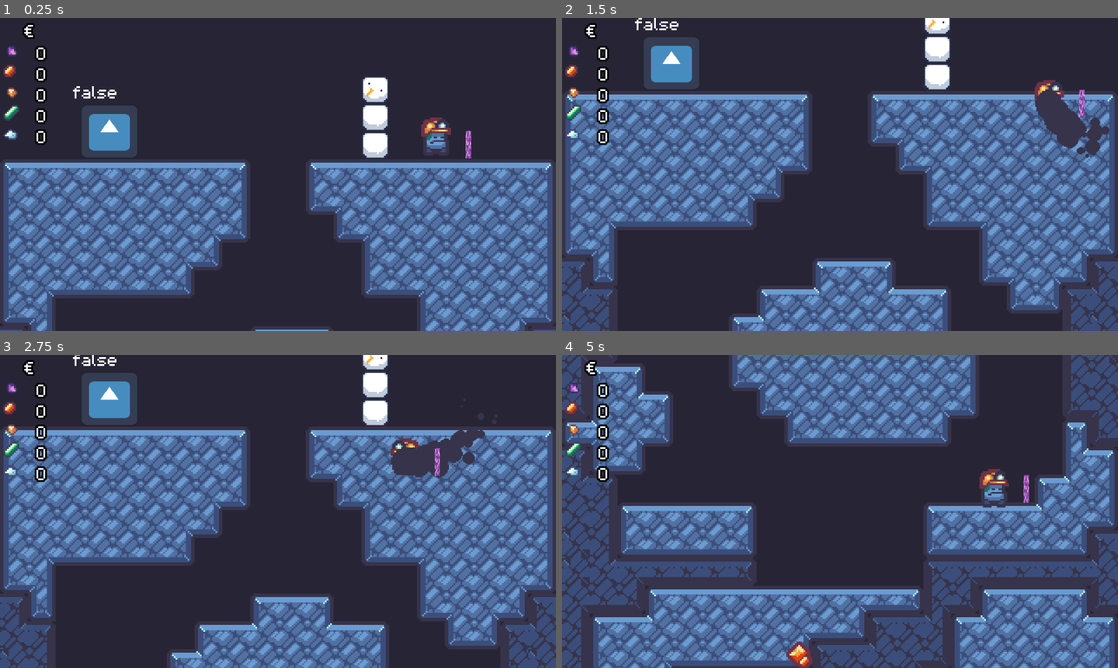
Above: before the commit, frames 1-4 (two rows, left to right).
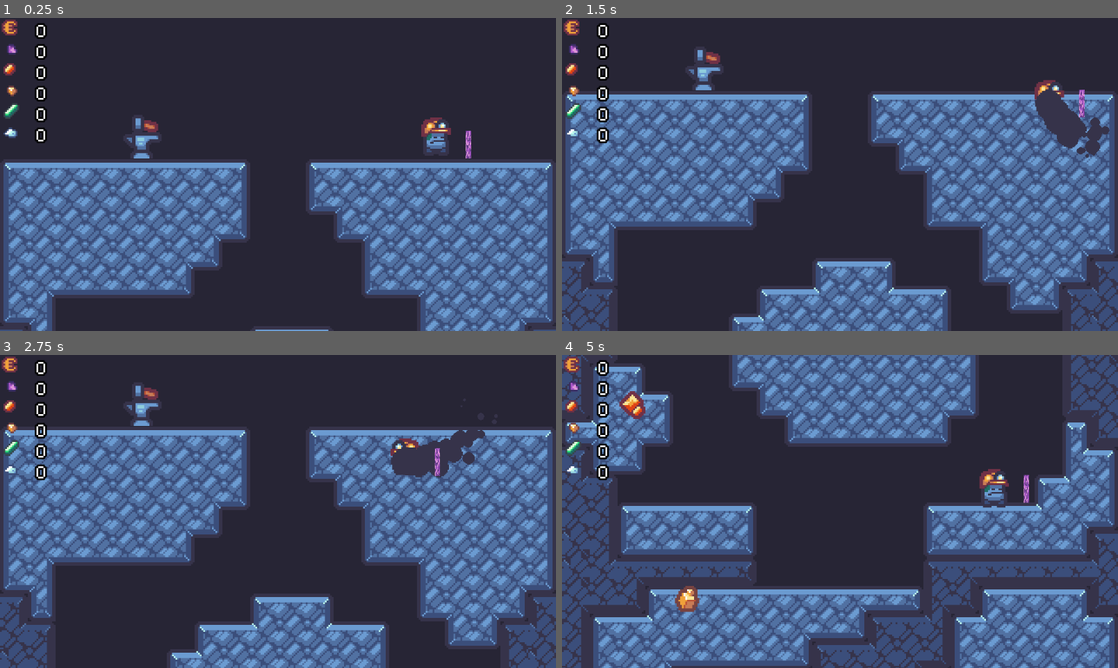
Above: after the commit, the same moments.

Repository: Ninesliced/ludumdare-57
Game: Godot game, scene res://scenes/main.tscn
The game is run twice, just before and just after one commit, with the same random seed, the same clock (stepped at 60 frames per second) and the same inputs. The engine's default icon, where the game draws it, is replaced by a stand-in: a white triangle on a blue panel in a dark square.
Inputs (mouse positions are in pixels of both pictures, inside the frame that each line leads up to):
- Up to frame 1 (0.25 s): no input
- Up to frame 2 (1.5 s): move the mouse to (962, 158) at 0.52 s; hold D (right) 0.53-1.25 s; hold J (burrow) 0.53-1.25 s; click (962, 158) at 0.67 s; tap Space (jump) at 0.77 s; drag from (728, 190) to (667, 43) at 1.27 s
- Up to frame 3 (2.75 s): move the mouse to (333, 442) at 2.02 s; press the mouse at (333, 442) at 2.03 s; hold A (left) from 2.03 s (still down); tap J (burrow) at 2.3 s
- Up to frame 4 (5 s): release A (left) at 2.75 s; release the mouse at (895, 442) at 2.75 s; drag from (812, 574) to (962, 461) at 2.77 s; move the mouse to (1006, 558) at 3.52 s; hold D (right) 3.53-4.25 s; hold J (burrow) 3.53-4.25 s; tap Space (jump) at 3.77 s; drag from (673, 464) to (756, 433) at 4.27 s

The runs differ from the first frame. In frame 1, 3.8% of the frame differs, in the area x 0-70%, y 0-45%; in frame 2, 3.7%; in frame 3, 3.7%; in frame 4, 1.8%.

Commit message:
Cooking table

Diff:
--- a/global.gd
+++ b/global.gd
@@ -41,7 +41,8 @@
 	if Input.is_action_just_pressed("restart"):
 		get_tree().reload_current_scene()
 		return
-	pass
+
+	inventory.set_mineral(Inventory.Minerals.MONEY, money)
 
 
 
--- a/project.godot
+++ b/project.godot
@@ -85,6 +85,7 @@
 "deadzone": 0.2,
 "events": [Object(InputEventKey,"resource_local_to_scene":false,"resource_name":"","device":-1,"window_id":0,"alt_press …(192 unchanged characters)…
 , Object(InputEventKey,"resource_local_to_scene":false,"resource_name":"","device":-1,"window_id":0,"alt_pressed":false …(183 unchanged characters)…
+, Object(InputEventKey,"resource_local_to_scene":false,"resource_name":"","device":-1,"window_id":0,"alt_pressed":false,"shift_pressed":false,"ctrl_pressed":false,"meta_pressed":false,"pressed":false,"keycode":0,"physical_keycode":4194326,"key_label":0,"unicode":0,"location":0,"echo":false,"script":null)
 ]
 }
 left_click={
--- a/scenes/cooking/cooking_interface.gd
+++ b/scenes/cooking/cooking_interface.gd
@@ -242,9 +242,10 @@
 
 func _update_ui():
 	for mineral in Inventory.Minerals.values():
-		mineral_buttons[mineral].text = str(Global.inventory.get_mineral(mineral))
-		mineral_buttons[mineral].tooltip_text = "{0}".format([str(Inventory.Minerals.keys()[mineral])])
-		mineral_tooltips[mineral].text = "€{0}/g".format([mineral_values[mineral]])
+		if mineral_buttons.has(mineral):
+			mineral_buttons[mineral].text = str(Global.inventory.get_mineral(mineral))
+			mineral_buttons[mineral].tooltip_text = "{0}".format([str(Inventory.Minerals.keys()[mineral])])
+			mineral_tooltips[mineral].text = "€{0}/g".format([mineral_values[mineral]])
 
 	%ScoreLabel.text = "Estimated: +€" + str(int(score))
 	%MoneyLabel.text = "€" + str(int(Global.money))
--- a/scenes/cooking/cooking_interface.tscn
+++ b/scenes/cooking/cooking_interface.tscn
@@ -96,14 +96,23 @@
 [node name="CanvasLayer" type="CanvasLayer" parent="."]
 
 [node name="MarginContainer" type="MarginContainer" parent="CanvasLayer"]
-anchors_preset = 10
+anchors_preset = 15
 anchor_right = 1.0
-offset_bottom = 24.0
+anchor_bottom = 1.0
 grow_horizontal = 2
+grow_vertical = 2
 theme_override_constants/margin_left = 4
 theme_override_constants/margin_top = 4
 theme_override_constants/margin_right = 4
 theme_override_constants/margin_bottom = 4
+
+[node name="Tutorial" type="Label" parent="CanvasLayer/MarginContainer"]
+layout_mode = 2
+size_flags_horizontal = 0
+size_flags_vertical = 8
+text = "[Left Click] Grab
+[Right Click] Slice"
+vertical_alignment = 2
 
 [node name="VBoxContainer3" type="VBoxContainer" parent="CanvasLayer/MarginContainer"]
 layout_mode = 2
--- a/scenes/inventory/inventory.gd
+++ b/scenes/inventory/inventory.gd
@@ -10,7 +10,9 @@
 	EMERALD = 1,
 	TOPAZ = 2,
 	DIAMOND = 3,
-	AMETHYST = 4
+	AMETHYST = 4,
+
+	MONEY = 5,
 }
 
 @export var minerals: Dictionary[Minerals, int] = {
@@ -28,6 +30,14 @@
 	push_error("Invalid mineral type.")
 	return 0
 
+func set_mineral(mineral: Minerals, amount: int) -> void:
+	if mineral in minerals:
+		minerals[mineral] += amount
+		emit_signal("inventory_changed")
+	else:
+		push_error("Invalid mineral type.")
+
+
 func add_mineral(mineral: Minerals, amount: int) -> void:
 	if mineral in minerals:
 		minerals[mineral] += amount
--- a/scenes/map/layer/top_layer.tscn
+++ b/scenes/map/layer/top_layer.tscn
@@ -5,7 +5,7 @@
 [node name="MainLayer" type="Node2D"]
 
 [node name="Map" type="TileMapLayer" parent="."]
-tile_map_data = PackedByteArray("AAAAAAkAAgAIAAEAAAAAAAoAAgA …(1119 unchanged characters)… AIAAAAAAALAAkAAgAIAAMAAAAMAAoAAgAIAAMAAAANAAcAAAAEAAcAAAANAAYAAAAEAAcAAAANAAUAAAAEAAYAAAADAAcAAAABAAYAAAD//wsAAgAAAAcAAAD//woAAgAAAAYAAAD//wkAAg …(300 unchanged characters)…
+tile_map_data = PackedByteArray("AAAAAAkAAgAIAAEAAAAAAAoAAgA …(1119 unchanged characters)… AIAAAAAAALAAkAAgAIAAMAAAAMAAoAAgAIAAMAAAD//wsAAgAAAAcAAAD//woAAgAAAAYAAAD//wkAAg …(300 unchanged characters)…
 tile_set = ExtResource("1_ingmg")
 
 [node name="Ores" type="TileMapLayer" parent="."]
--- a/scenes/map/map_loader.tscn
+++ b/scenes/map/map_loader.tscn
@@ -68,4 +68,4 @@
 tile_set = ExtResource("2_bpn34")
 
 [node name="CookingTable" parent="." instance=ExtResource("3_pm3rx")]
-position = Vector2(61, 112)
+position = Vector2(82, 112)
--- a/scenes/misc/cooking_table.gd
+++ b/scenes/misc/cooking_table.gd
@@ -7,7 +7,7 @@
 	pass # Replace with function body.
 
 func _process(delta):
-	$Label.text = str(touches_player)
+	$Label.visible = touches_player
 
 func _input(event):
 	if event.is_action_pressed("burrow") and touches_player:
--- a/scenes/misc/cooking_table.tscn
+++ b/scenes/misc/cooking_table.tscn
@@ -1,7 +1,7 @@
 [gd_scene load_steps=4 format=3 uid="uid://cmt1yg3lkgove"]
 
 [ext_resource type="Script" uid="uid://b2x1cxi2wo78t" path="res://scenes/misc/cooking_table.gd" id="1_5vce7"]
-[ext_resource type="Texture2D" uid="uid://vt5kr7onstc8" path="res://icon.svg" id="2_8b2fe"]
+[ext_resource type="Texture2D" uid="uid://dx6kqwynssk1u" path="res://assets/images/object/cooking_table.png" id="2_8b2fe"]
 
 [sub_resource type="RectangleShape2D" id="RectangleShape2D_elmar"]
 size = Vector2(32, 32)
@@ -14,14 +14,14 @@
 shape = SubResource("RectangleShape2D_elmar")
 
 [node name="Label" type="Label" parent="."]
-offset_left = -19.0
-offset_top = -30.0
-offset_right = 21.0
-offset_bottom = -17.0
+offset_left = -27.0
+offset_top = -31.0
+offset_right = 27.0
+offset_bottom = -18.0
+text = "[Ctrl] Open"
+horizontal_alignment = 1
 
-[node name="Icon" type="Sprite2D" parent="."]
-position = Vector2(2, 0)
-scale = Vector2(0.265625, 0.25)
+[node name="Sprite2D" type="Sprite2D" parent="."]
 texture = ExtResource("2_8b2fe")
 
 [connection signal="body_entered" from="." to="." method="_on_body_entered"]
--- a/scenes/ui/icon_text.gd
+++ b/scenes/ui/icon_text.gd
@@ -5,14 +5,14 @@
 
 
 func set_icon_text(icon: Texture2D, text) -> void:
-    if text is int:
-        text = str(text)
-    text = " " + text
-    texture_rect.texture = icon
-    label.text = text
+	if text is not String:
+		text = str(text)
+	text = " " + text
+	texture_rect.texture = icon
+	label.text = text
 
 func change_icon(icon: Texture2D) -> void:
-    texture_rect.texture = icon
+	texture_rect.texture = icon
 
 func change_text(text: String) -> void:
-    label.text = text
+	label.text = text
--- a/scenes/ui/in_game/in_game_ui.gd
+++ b/scenes/ui/in_game/in_game_ui.gd
@@ -1,6 +1,8 @@
 extends CanvasLayer
 
 var player : Player
+
+var euro_icon = preload("res:///assets/images/particle/euro.png")
 
 func _ready():
 	var players = get_tree().get_nodes_in_group("player")
@@ -13,12 +15,13 @@
 	inventory.inventory_changed.connect(update_text_icon)
 
 func _process(delta):
-	%MoneyCounter.text = "€" + str(Global.money)
+	print("Global.money ", Global.money)
 
 func update_text_icon():
 	var inventory = player.inventory as Inventory
 	var minerals = inventory.minerals
 
+	%MoneyCounter.set_icon_text(euro_icon, Global.money)
 	%Ruby.set_icon_text(Global.minerals_icon[Inventory.Minerals.RUBY], minerals[Inventory.Minerals.RUBY])
 	%Emerald.set_icon_text(Global.minerals_icon[Inventory.Minerals.EMERALD], minerals[Inventory.Minerals.EMERALD])
 	%Topaz.set_icon_text(Global.minerals_icon[Inventory.Minerals.TOPAZ], minerals[Inventory.Minerals.TOPAZ])
--- a/scenes/ui/in_game/in_game_ui.tscn
+++ b/scenes/ui/in_game/in_game_ui.tscn
@@ -1,8 +1,7 @@
-[gd_scene load_steps=4 format=3 uid="uid://cxld2nuk7e0iq"]
+[gd_scene load_steps=3 format=3 uid="uid://cxld2nuk7e0iq"]
 
 [ext_resource type="Script" uid="uid://yala8kkerjl1" path="res://scenes/ui/in_game/in_game_ui.gd" id="1_4v0rk"]
 [ext_resource type="PackedScene" uid="uid://bshj5cukqdcee" path="res://scenes/ui/icon_text.tscn" id="1_5dmfb"]
-[ext_resource type="Theme" uid="uid://dwpcpa2uaps5o" path="res://assets/theme.tres" id="3_i505a"]
 
 [node name="InGameUi" type="CanvasLayer"]
 script = ExtResource("1_4v0rk")
@@ -19,39 +18,9 @@
 size_flags_horizontal = 3
 theme_override_constants/separation = 0
 
-[node name="HBoxContainer" type="HBoxContainer" parent="HBoxContainer/Left"]
+[node name="MoneyCounter" parent="HBoxContainer/Left" instance=ExtResource("1_5dmfb")]
+unique_name_in_owner = true
 layout_mode = 2
-size_flags_horizontal = 0
-
-[node name="Space" type="Label" parent="HBoxContainer/Left/HBoxContainer"]
-custom_minimum_size = Vector2(0, 12)
-layout_mode = 2
-size_flags_horizontal = 2
-size_flags_vertical = 2
-size_flags_stretch_ratio = 0.1
-theme = ExtResource("3_i505a")
-theme_override_colors/font_outline_color = Color(0, 0, 0, 1)
-theme_override_constants/outline_size = 4
-text = "  "
-horizontal_alignment = 3
-vertical_alignment = 2
-
-[node name="MoneyCounter" type="RichTextLabel" parent="HBoxContainer/Left/HBoxContainer"]
-unique_name_in_owner = true
-clip_contents = false
-custom_minimum_size = Vector2(0, 12)
-layout_mode = 2
-size_flags_horizontal = 6
-size_flags_vertical = 2
-size_flags_stretch_ratio = 0.1
-theme = ExtResource("3_i505a")
-theme_override_colors/font_outline_color = Color(0, 0, 0, 1)
-theme_override_constants/outline_size = 4
-text = "0"
-scroll_active = false
-shortcut_keys_enabled = false
-horizontal_alignment = 3
-vertical_alignment = 2
 
 [node name="Amethyst" parent="HBoxContainer/Left" instance=ExtResource("1_5dmfb")]
 unique_name_in_owner = true
Not shown, added: assets/images/object/cooking_station.png.import
Binary file added: assets/images/object/cooking_table.png
Not shown, added: assets/images/object/cooking_table.png.import
Binary file added: assets/images/particle/euro.png
Not shown, added: assets/images/particle/euro.png.import
Not shown: 1 places in scenes/entities/player/player.tscn that only renumber resources
Not shown: 1 places in scenes/ui/icon_text.tscn that only renumber resources
